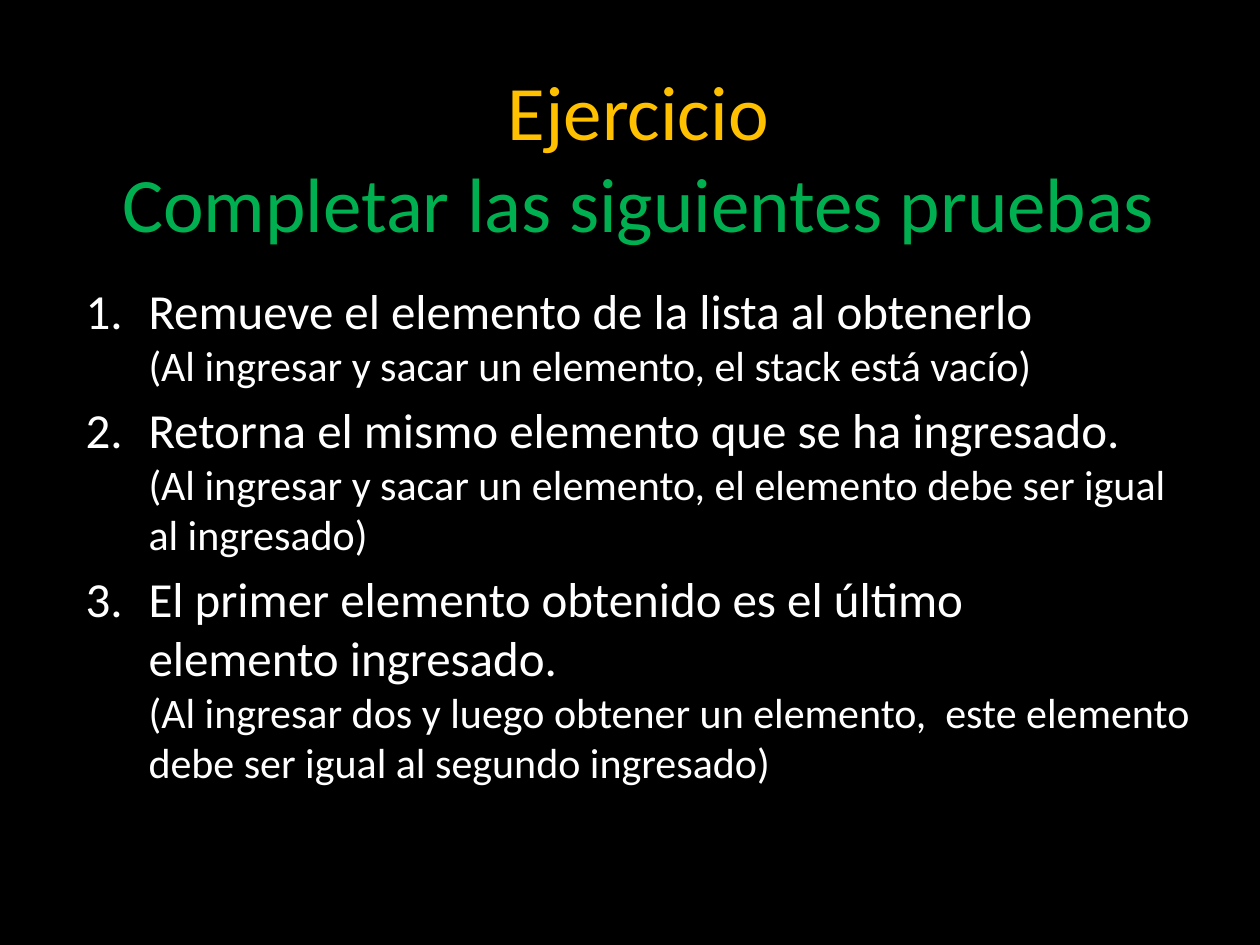
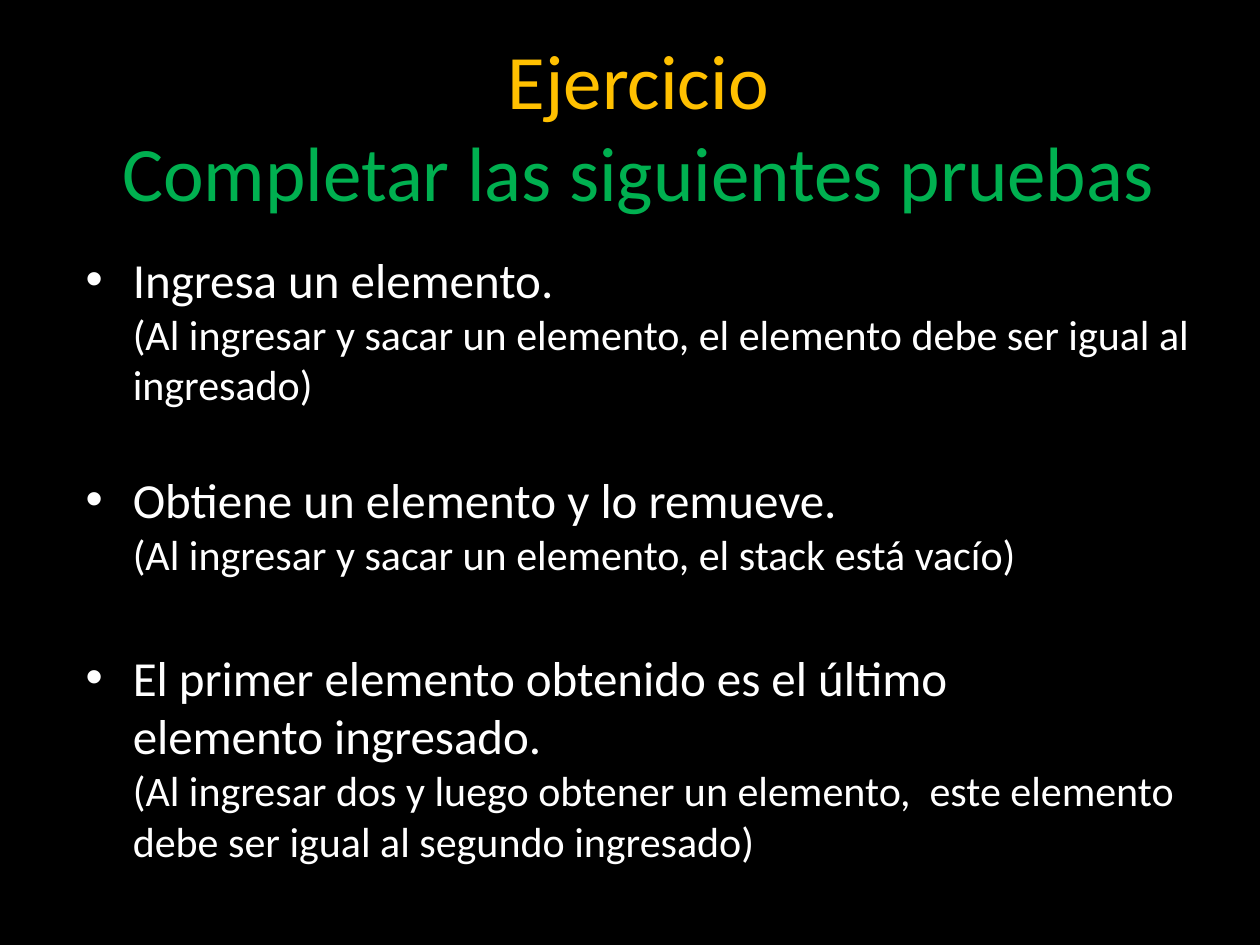
Before and after one commit to angelnunezsalazar/Test-Automation-NET, a slide deck: slide 21 of Diapositivas/1. Unit Testing.pptx (slide 19 before the commit). Drawn at 1260x945 pixels with LibreOffice and Linux fonts; fonts in the diff are those of the drawing; background and template pictures are left out. Boxes give left, top, right and bottom in pixels: in the first picture for what was removed or moved away, otherwise in the second. Text is boxed around its words. In the diff, an @@ line names an element or a change of style, - is before the commit and + after.

```diff
--- a/Diapositivas/1. Unit Testing.pptx
+++ b/Diapositivas/1. Unit Testing.pptx
@@ title "Ejercicio Completar las siguientes pruebas": place and size @@
-title "Ejercicio Completar las siguientes pruebas" at bbox=[122, 87, 1153, 245]
+title "Ejercicio Completar las siguientes pruebas" at bbox=[122, 56, 1153, 214]
@@ text "Ingresa un elemento. (Al ingresar ...": place and size @@
-text "Ingresa un elemento. (Al ingresar ..." at bbox=[149, 295, 1189, 786]
+text "Ingresa un elemento. (Al ingresar ..." at bbox=[133, 264, 1189, 865]
@@ text at bbox=[133, 264, 1189, 578]: text changed @@
-1. Remueve el elemento de la lista al obtenerlo
-   (Al ingresar y sacar un elemento, el stack está vacío)
-2. Retorna el mismo elemento que se ha ingresado.
-   (Al ingresar y sacar un elemento, el elemento debe ser igual al ingresado)
+• Ingresa un elemento.
+  (Al ingresar y sacar un elemento, el elemento debe ser igual al ingresado)
+• Obtiene un elemento y lo remueve.
+  (Al ingresar y sacar un elemento, el stack está vacío)
@@ text at bbox=[133, 662, 1173, 865]: bullet 1. to • @@
```
Also in this commit, not shown: 5 other slides changed, 4 slides added, 3 slides removed, 2 other files.
